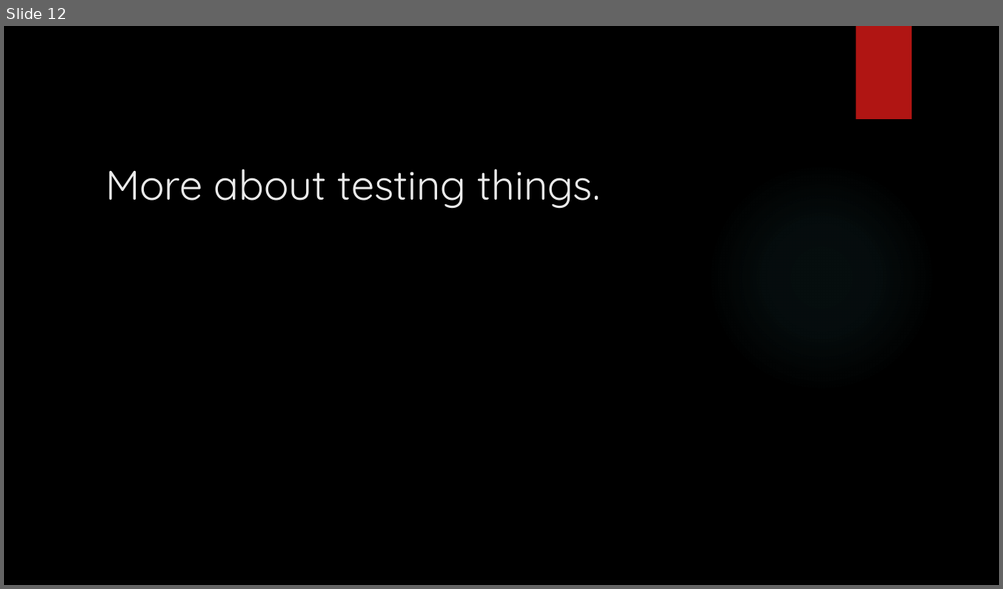
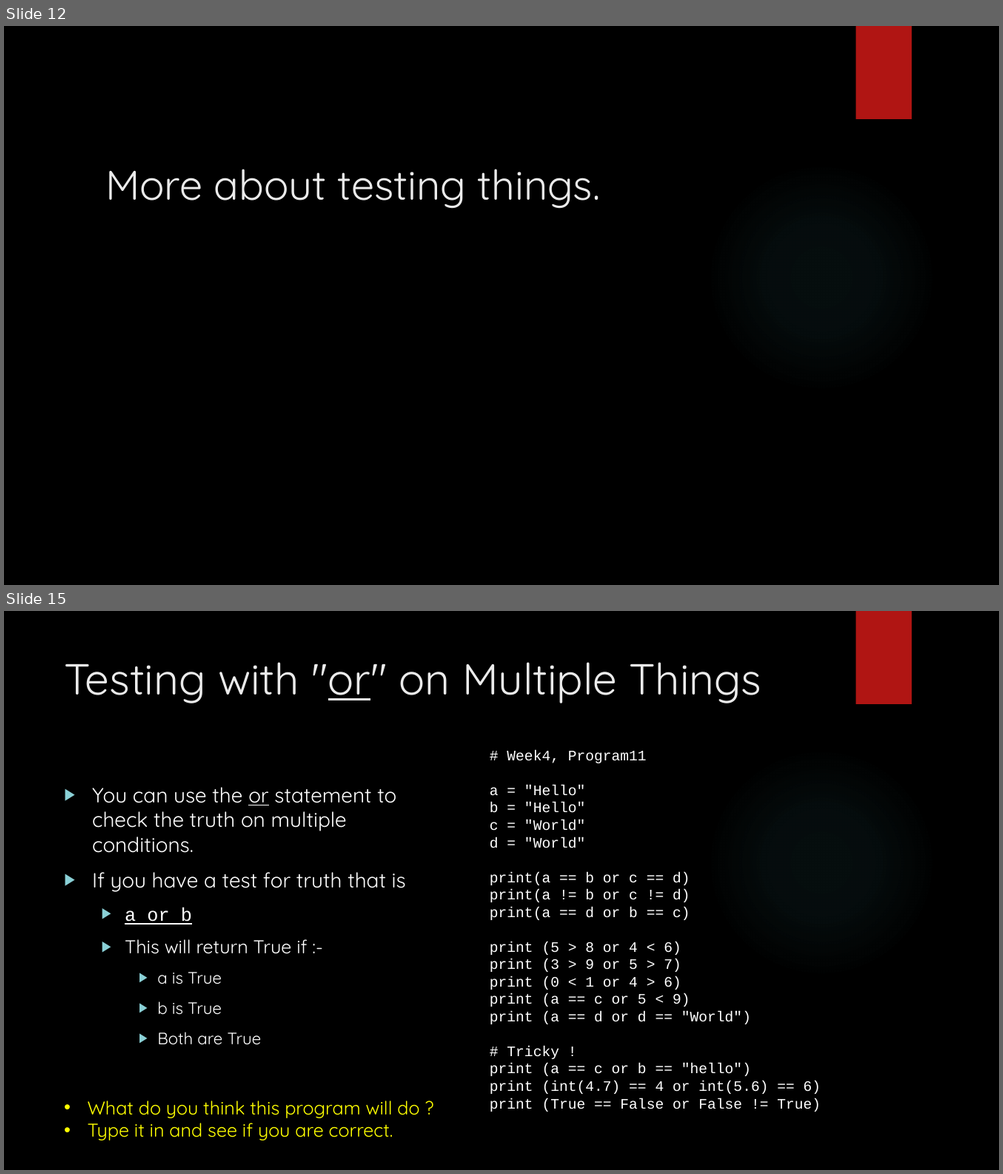
Before and after one commit to davidgroves/DGM_Tutorials, a slide deck: week4/week4.pptx. Shown one above the other, each under a label of ours: slide 12 before the commit, slides 12 and 15 after it; the slides between them are not shown. The pictures are 1003x589 and 1003x1174 pixels, drawn with LibreOffice and Linux fonts; fonts in the diff are those of the drawing; background and template pictures are left out. Boxes give left, top, right and bottom in pixels: in the first picture for what was removed or moved away, otherwise in the second. Text is boxed around its words. In the diff, an @@ line names an element or a change of style, - is before the commit and + after.

Commit message:
Week 4 Draft Finished.

```diff
--- a/week4/week4.pptx
+++ b/week4/week4.pptx
@@ slide 15 added at box(4, 611, 999, 1170), background picture (left out); not listed: 2 template elements that a slide beside it also shows @@
@@ title added at box(64, 662, 761, 703), 42 pt, text #EBEBEB @@
+Testing with "or" on Multiple Things
@@ text added at box(489, 750, 821, 1112), 14 pt, text #FFFFFF @@
+# Week4, Program11
+a = "Hello"
+b = "Hello"
+c = "World"
+d = "World"
+print(a == b or c == d)
+print(a != b or c != d)
+print(a == d or b == c)
+print (5 > 8 or 4 < 6)
+print (3 > 9 or 5 > 7)
+print (0 < 1 or 4 > 6)
+print (a == c or 5 < 9)
+print (a == d or d == "World")
+# Tricky !
+print (a == c or b == "hello")
+print (int(4.7) == 4 or int(5.6) == 6)
+print (True == False or False != True)
@@ text added at box(92, 787, 406, 1045), 20 pt, text #FFFFFF @@
+▶ You can use the or statement to check the truth on multiple conditions.
+▶ If you have a test for truth that is
+  ▶ a or b
+  ▶ This will return True if :-
+    ▶ a is True
+    ▶ b is True
+    ▶ Both are True
@@ text added at box(88, 1101, 419, 1141), 18 pt, text #FFFF00 @@
+• What do you think this program will do ?
+• Type it in and see if you are correct.
```
Also in this commit, not shown: 1 slide changed, 9 other slides added, 6 other files.
